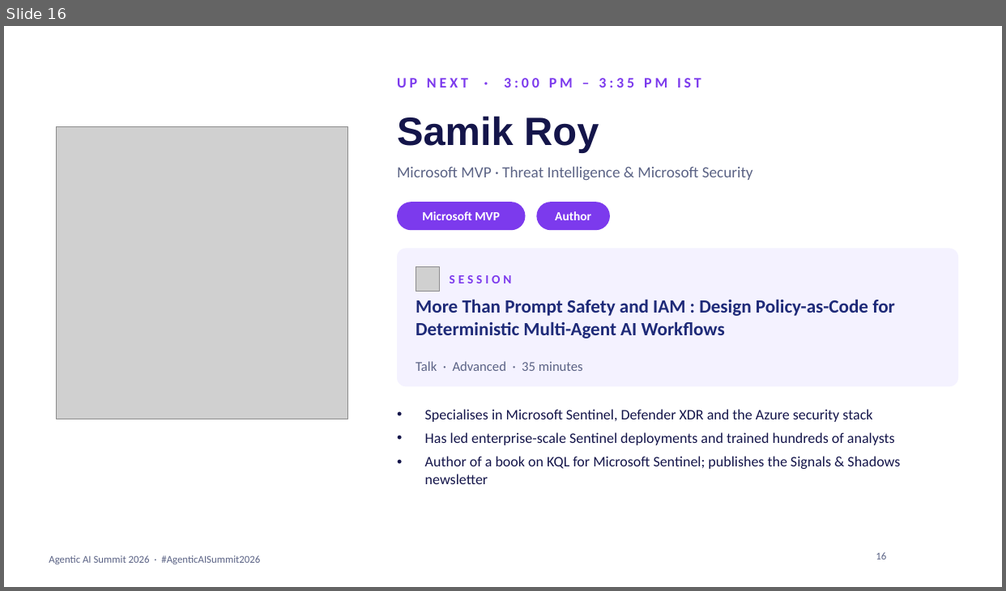
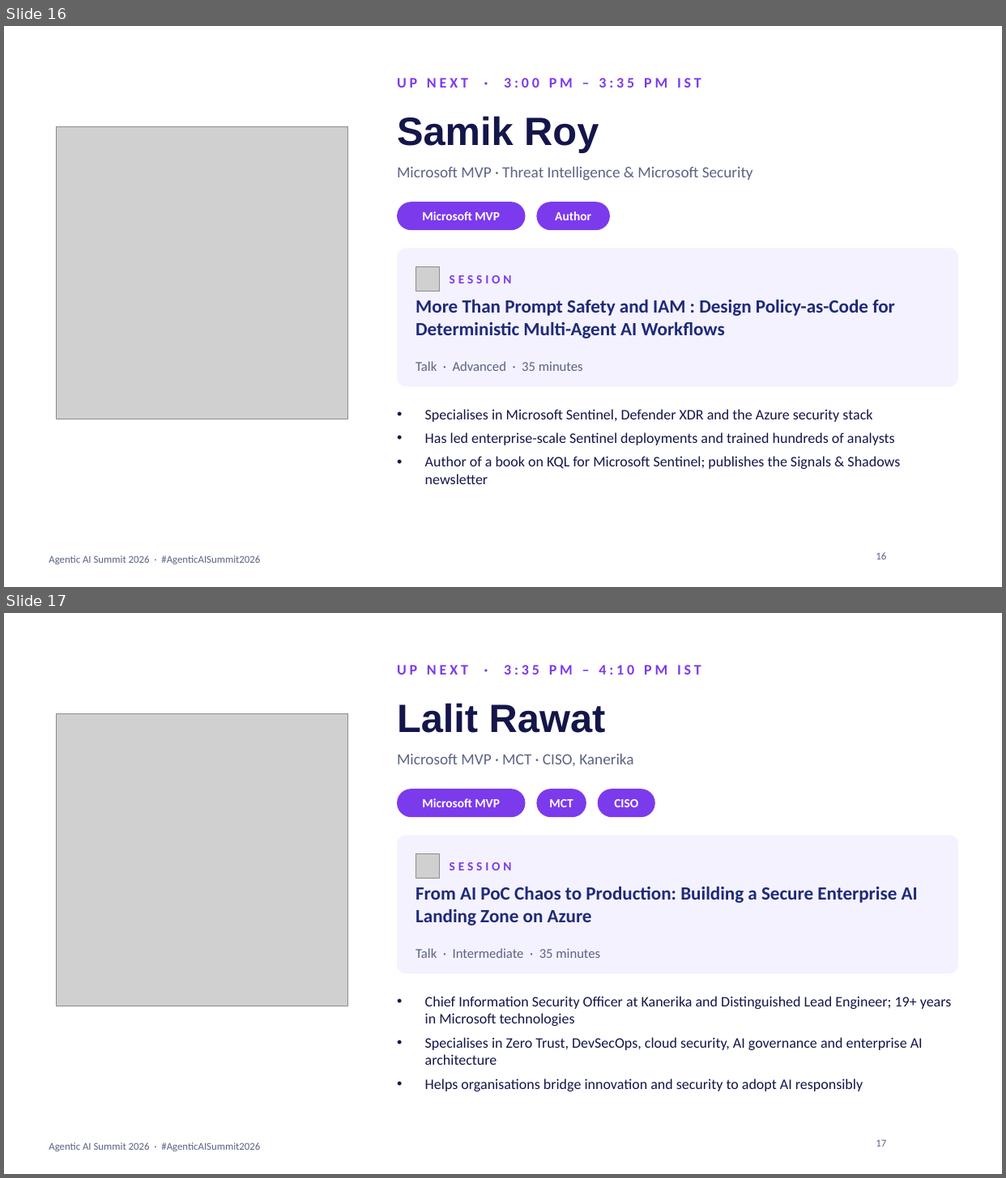
Before and after one commit to prathapm14/agentic-ai-summit-2026, a slide deck: slides/agentic-ai-summit-2026-host-deck.pptx. Shown one above the other, each under a label of ours: slide 16 before the commit, slides 16 and 17 after it. The pictures are 1006x591 and 1006x1178 pixels, drawn with LibreOffice and Linux fonts; fonts in the diff are those of the drawing; grey boxes stand for pictures; background and template pictures are left out. Boxes give left, top, right and bottom in pixels: in the first picture for what was removed or moved away, otherwise in the second. Text is boxed around its words. In the diff, an @@ line names an element or a change of style, - is before the commit and + after.

```diff
--- a/slides/agentic-ai-summit-2026-host-deck.pptx
+++ b/slides/agentic-ai-summit-2026-host-deck.pptx
@@ slide 17 added at [4, 613, 1002, 1174], background picture (left out); not listed: 1 template element that a slide beside it also shows @@
@@ text added at [397, 665, 701, 675], 14 pt, text #7C3AED, bold @@
+UP NEXT · 3:35 PM – 4:10 PM IST
@@ text added at [397, 703, 606, 733], 38 pt, text #14154A, bold @@
+Lalit Rawat
@@ picture added at [57, 714, 348, 1006] @@
@@ text added at [397, 753, 633, 766], 15 pt, text #5B6385 @@
+Microsoft MVP · MCT · CISO, Kanerika
@@ rounded rectangle added at [397, 789, 526, 817], fill #7C3AED @@
@@ text added at [422, 798, 500, 807], 12 pt, text #FFFFFF, bold @@
+Microsoft MVP
@@ rounded rectangle added at [537, 789, 587, 817], fill #7C3AED @@
@@ text added at [549, 799, 573, 807], 12 pt, text #FFFFFF, bold @@
+MCT
@@ rounded rectangle added at [598, 789, 655, 817], fill #7C3AED @@
@@ text added at [614, 799, 638, 807], 12 pt, text #FFFFFF, bold @@
+CISO
@@ rounded rectangle added at [397, 835, 958, 973], fill #F4F2FF @@
@@ picture added at [415, 854, 440, 878] @@
@@ text added at [450, 862, 512, 871], 12 pt, text #7C3AED, bold @@
+SESSION
@@ text added at [415, 886, 918, 926], 18 pt, text #1E2A78, bold @@
+From AI PoC Chaos to Production: Building a Secure Enterprise AI Landing Zone on Azure
@@ text added at [415, 948, 600, 958], 13 pt, text #5B6385 @@
+Talk · Intermediate · 35 minutes
@@ text added at [425, 996, 951, 1092], 14 pt, text #14154A @@
+• Chief Information Security Officer at Kanerika and Distinguished Lead Engineer; 19+ years in Microsoft technologies
+• Specialises in Zero Trust, DevSecOps, cloud security, AI governance and enterprise AI architecture
+• Helps organisations bridge innovation and security to adopt AI responsibly
@@ page number added at [876, 1140, 886, 1147], 10 pt, text #5B6385 @@
+17
```
Also in this commit, not shown: 13 other slides changed, 15 other files.
